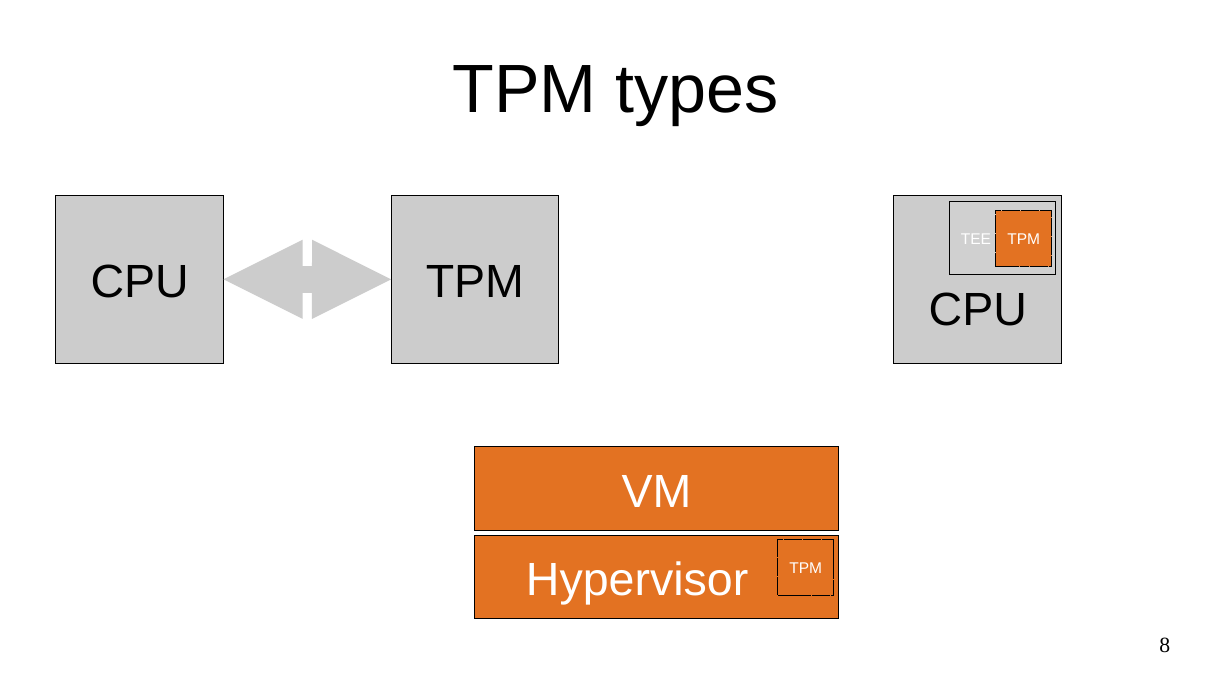
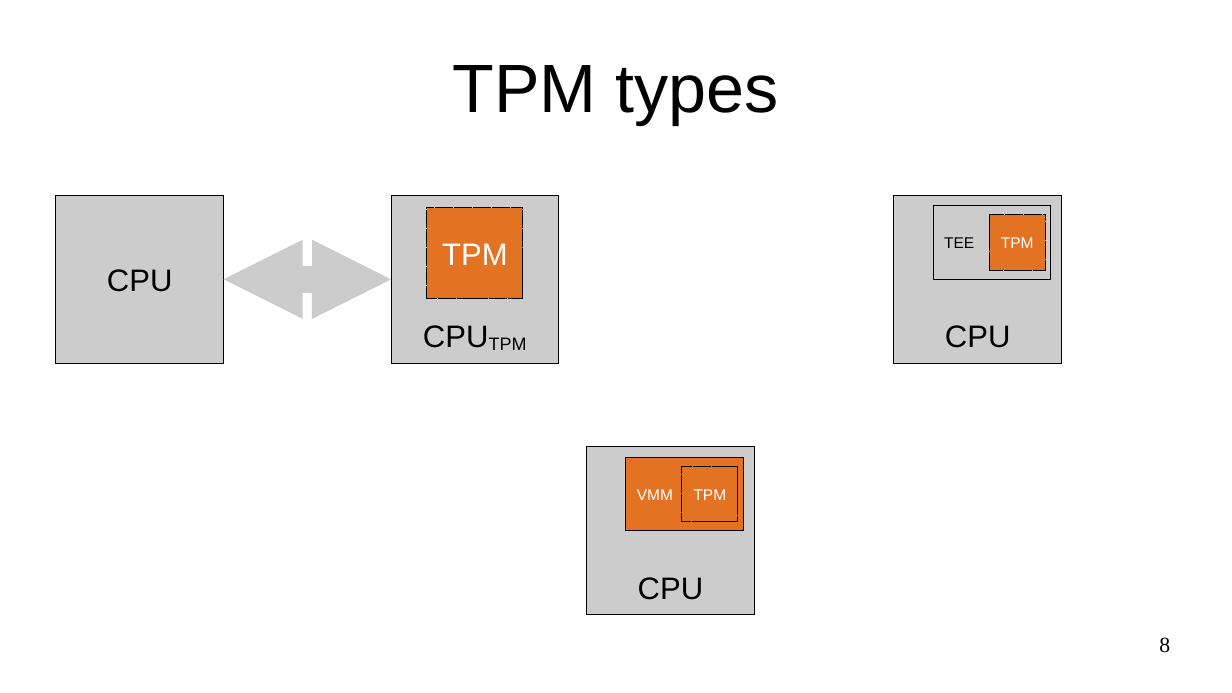
Before and after one commit to akorb/master-thesis, a slide deck: slide 8 of presentation.odp. Drawn at 1232x693 pixels with LibreOffice and Linux fonts; fonts in the diff are those of the drawing; grey boxes stand for pictures. Boxes give left, top, right and bottom in pixels: in the first picture for what was removed or moved away, otherwise in the second. Text is boxed around its words. In the diff, an @@ line names an element or a change of style, - is before the commit and + after.

```diff
--- a/presentation.odp
+++ b/presentation.odp
@@ rectangle "CPU" at [56, 196, 224, 363]: size 30 to 20 pt @@
@@ rectangle added at [427, 208, 523, 298], fill #E37222, outline #000000 0 pt dashed, 20 pt, text #FFFFFF @@
+TPM
@@ rectangle "CPU" at [894, 196, 1062, 363]: size 30 to 20 pt @@
@@ rectangle added at [934, 206, 1052, 279], fill #CCCCCC, outline #000000 0 pt, 10 pt, text #000000 @@
+TEE
@@ picture removed at [950, 201, 1056, 275] @@
-TEE
@@ rectangle "TPM": place and size @@
-rectangle "TPM" at [996, 211, 1052, 267]
+rectangle "TPM" at [989, 215, 1045, 271]
@@ text in rectangle at [426, 265, 524, 297]: text changed; size 30 to 20 pt @@
-TPM
+CPUTPM
@@ rectangle added at [587, 447, 755, 615], fill #CCCCCC, outline #000000 0 pt, 20 pt, text #000000 @@
+CPU
@@ rectangle "VMM": place and size @@
-rectangle "VMM" at [475, 447, 838, 531]
+rectangle "VMM" at [626, 457, 745, 531]
@@ rectangle "TPM": place and size @@
-rectangle "TPM" at [778, 540, 834, 596]
+rectangle "TPM" at [682, 466, 738, 522]
@@ text in rectangle at [637, 489, 673, 500]: text changed; size 30 to 10 pt @@
-VM
+VMM
@@ rectangle removed at [475, 536, 838, 619] @@
-Hypervisor
```
Also in this commit, not shown: 4 other files.
